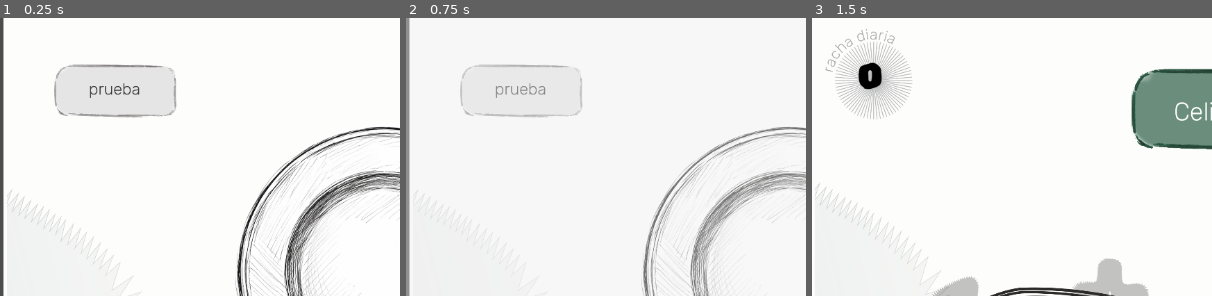
Above: before the commit, frames 1-3 (left to right).
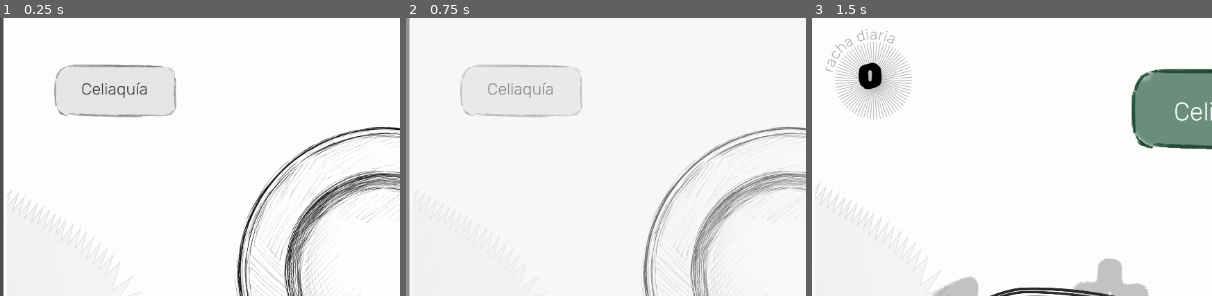
Above: after the commit, the same moments.

Repository: TTIP-e-vidente/e-vidente
Game: Godot game, scene res://niveles/nivel_1/Level.tscn
Two runs of this game, one before a commit and one after it. Both use one fixed random seed, a clock stepped at 60 frames per second and the inputs below. This scene is started directly instead of the project's main scene. Sound files missing from this copy of the repository are replaced by a short silence.
Inputs (mouse positions are % of the whole screen's width and height, from its top left):
- Up to frame 1 (0.25 s): no input
- Up to frame 2 (0.75 s): click (8, 87) at 0.5 s
- Up to frame 3 (1.5 s): click (88, 32) at 1.25 s
The pictures show only the part of the screen within x 0-50%, y 0-50%; the shares and areas given below are measured in that part.

The runs differ from the first frame. In frame 1, 0.4% of the frame differs, in the area x 20-37%, y 23-29%; in frame 2, 0.3%; in frame 3, nothing differs.

Commit message:
titulo nivel

Diff:
--- a/project/niveles/nivel_1/Level.gd
+++ b/project/niveles/nivel_1/Level.gd
@@ -130,9 +130,11 @@
 @onready var _indicador_de_progreso_de_juego = get_node_or_null("IndicadorProgresoDeJuego")
 @onready var _progress_bar = get_node_or_null("ProgressBar")
 @onready var _continuar_juego = $ContinuarJuego
+@onready var titulo_nivel: Label = $TituloNivel/Label
 
 # Entrada del nivel
 func _ready() -> void:
+	titulo_nivel.text = "Celiaquía"
 	_cargar_recursos_runtime()
 	if is_instance_valid(teaching_sprite):
 		_teaching_sprite_base_scale = teaching_sprite.scale
--- a/project/sistemas/contenido/ContentSchemaNormalizer.gd
+++ b/project/sistemas/contenido/ContentSchemaNormalizer.gd
@@ -3,7 +3,7 @@
 
 const DEFAULT_DRAG_ACTION := "Prepará"
 const DEFAULT_DRAG_CONNECTOR := "para tu amigue"
-const DEFAULT_CELIAQUIA_RESTRICTION := "celíace"
+const DEFAULT_CELIAQUIA_RESTRICTION := "celiaquía"
 const DEFAULT_DRAG_MEAL := "un plato sin TACC"
 const DEFAULT_WORD_SCREEN_TITLE := "Escogé la palabra que falta"
 const WORD_MODE := "completar_palabra"
--- a/project/tests/vertical_slice_smoke_test.gd
+++ b/project/tests/vertical_slice_smoke_test.gd
@@ -895,7 +895,7 @@
 		"objective_action": "Armá",
 		"objective_meal": "una merienda sin TACC",
 		"objective_connector": "para tu compañere",
-		"objective_restriction": "celíace",
+		"objective_restriction": "celiaquía",
 	}
 	var result: Dictionary = Normalizer.normalize_drag_objective(game, "celiaquia", "")
 	_check(result.get("action", "") == "Armá", "[DragObjective] formato plano: action")
@@ -907,7 +907,7 @@
 		result.get("connector", "") == "para tu compañere",
 		"[DragObjective] formato plano: connector"
 	)
-	_check(result.get("restriction", "") == "celíace", "[DragObjective] formato plano: restriction")
+	_check(result.get("restriction", "") == "celiaquía", "[DragObjective] formato plano: restriction")
 
 
 func _test_drag_objective_mensaje_viejo() -> void:
@@ -952,7 +952,7 @@
 
 
 func _test_drag_restriction_celiaquia_es_celiaquia() -> void:
-	# Con track_key="celiaquia" y sin restriction explícita, debe aparecer "celíace".
+	# Con track_key="celiaquia" y sin restriction explícita, debe aparecer "celiaquía".
 	var Normalizer := CONTENT_SCHEMA_NORMALIZER_SCRIPT
 	var result: Dictionary = Normalizer.normalize_drag_objective(
 		{"type": "drag"},
@@ -960,8 +960,8 @@
 		"celiaquia_03_quiz_gluten"
 	)
 	_check(
-		result.get("restriction", "") == "celíace",
-		"[DragObjective] celiaquía debe tener restriction=celíace, got: %s" % result.get("restriction", "")
+		result.get("restriction", "") == "celiaquía",
+		"[DragObjective] celiaquía debe tener restriction=celiaquía, got: %s" % result.get("restriction", "")
 	)
 
 
@@ -973,7 +973,7 @@
 		"action": "Cociná",
 		"meal": "un desayuno sin TACC",
 		"connector": "para tu hermane",
-		"restriction": "celíace",
+		"restriction": "celiaquía",
 	}
 	var normalized_second: Dictionary = Normalizer.normalize_drag_objective(normalized_first)
 	_check(
@@ -989,7 +989,7 @@
 		"[DragObjective] renormalización: connector debe conservarse"
 	)
 	_check(
-		normalized_second.get("restriction", "") == "celíace",
+		normalized_second.get("restriction", "") == "celiaquía",
 		"[DragObjective] renormalización: restriction debe conservarse"
 	)
 
